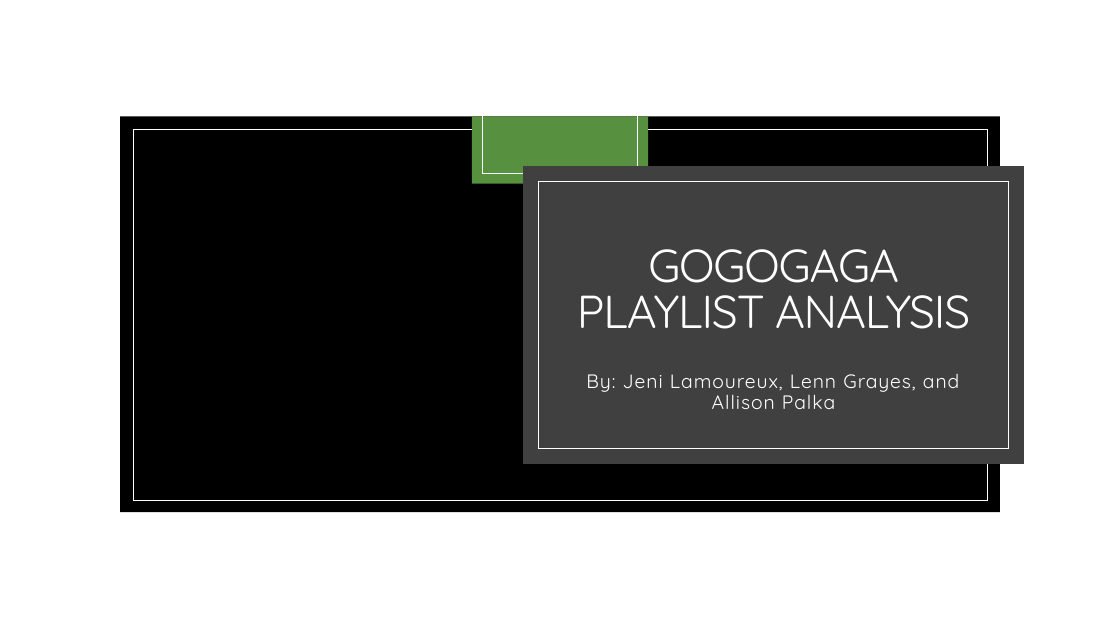
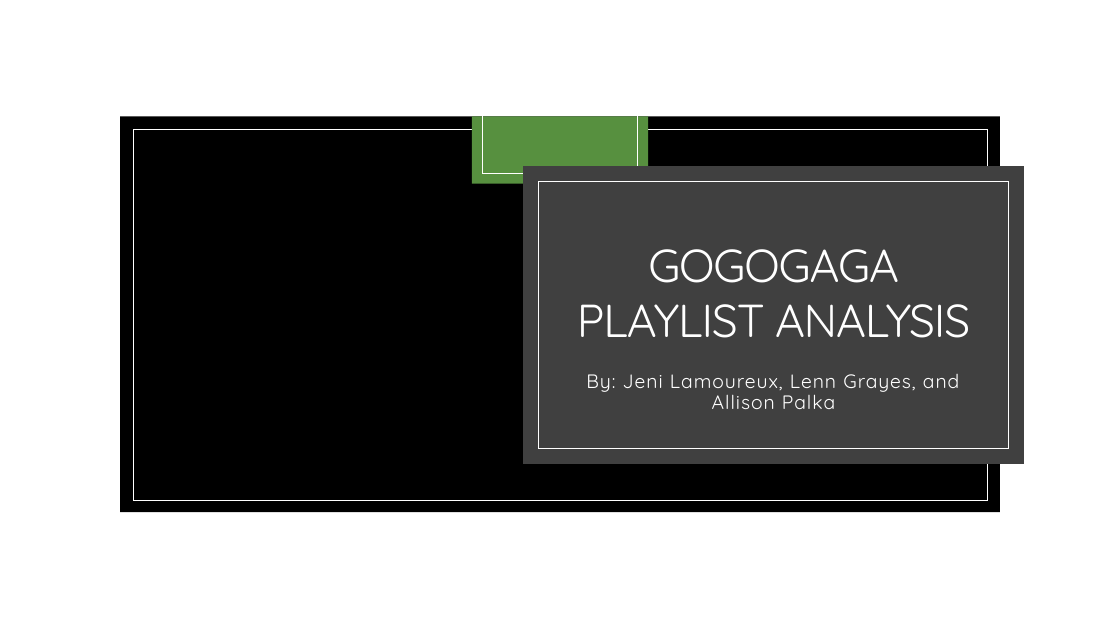
Before and after one commit to JeniLam/Spotify-Dashboard, a slide deck: slide 1 of gOGOGAGA.pptx. Drawn at 1120x630 pixels with LibreOffice and Linux fonts; fonts in the diff are those of the drawing; background and template pictures are left out. Boxes give left, top, right and bottom in pixels: in the first picture for what was removed or moved away, otherwise in the second. Text is boxed around its words. In the diff, an @@ line names an element or a change of style, - is before the commit and + after.

```diff
--- a/gOGOGAGA.pptx
+++ b/gOGOGAGA.pptx
@@ title "GOGOGAGA PLAYLIST ANALYSIS" at [577,249,970,338]: line spacing 0.83 to 1 @@
```
Also in this commit, not shown: 6 other slides changed, 3 slides added, 1 slide removed, 1 other file.
